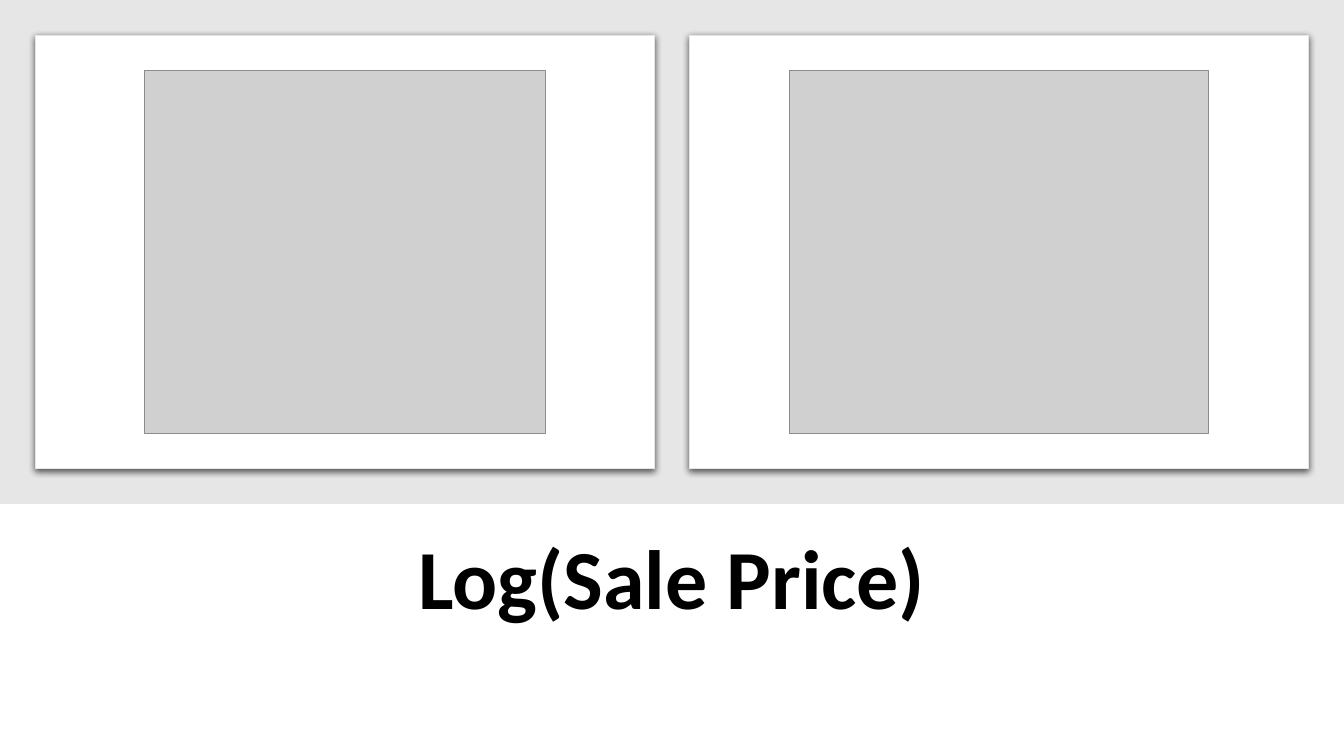
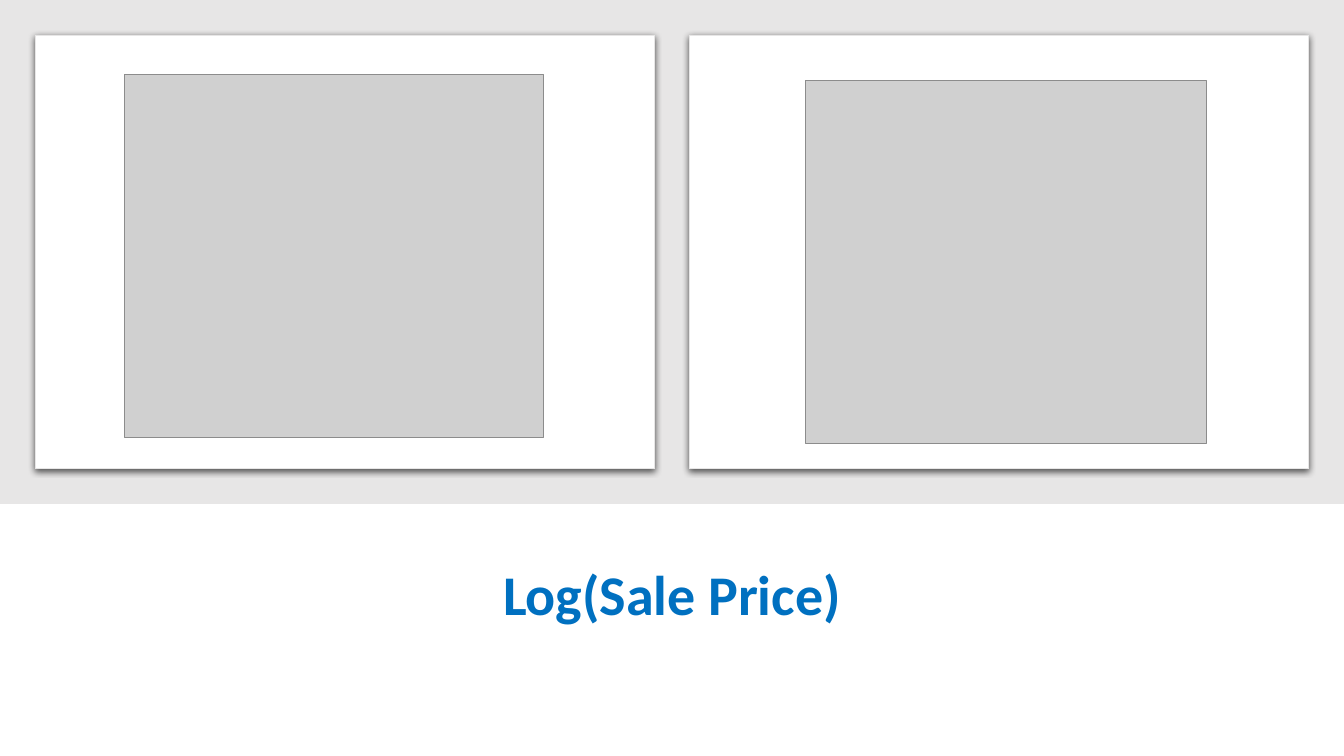
Before and after one commit to manasagodkhindi/AmesHousingPrediction, a slide deck: slide 9 of HousingPricesPresentations.pptx (slide 6 before the commit). Drawn at 1344x756 pixels with LibreOffice and Linux fonts; fonts in the diff are those of the drawing; grey boxes stand for pictures. Boxes give left, top, right and bottom in pixels: in the first picture for what was removed or moved away, otherwise in the second. Text is boxed around its words. In the diff, an @@ line names an element or a change of style, - is before the commit and + after.

```diff
--- a/HousingPricesPresentations.pptx
+++ b/HousingPricesPresentations.pptx
@@ picture: place and size @@
-picture at bbox=[789, 71, 1209, 434]
+picture at bbox=[124, 75, 543, 438]
@@ picture: place and size @@
-picture at bbox=[144, 71, 545, 434]
+picture at bbox=[806, 81, 1207, 444]
@@ title "Log(Sale Price)" at bbox=[503, 573, 840, 625]: size 60 to 40 pt, text colour #000000 to #0070C0 @@
```
Also in this commit, not shown: 4 other slides changed, 13 slides added, 5 slides removed.
